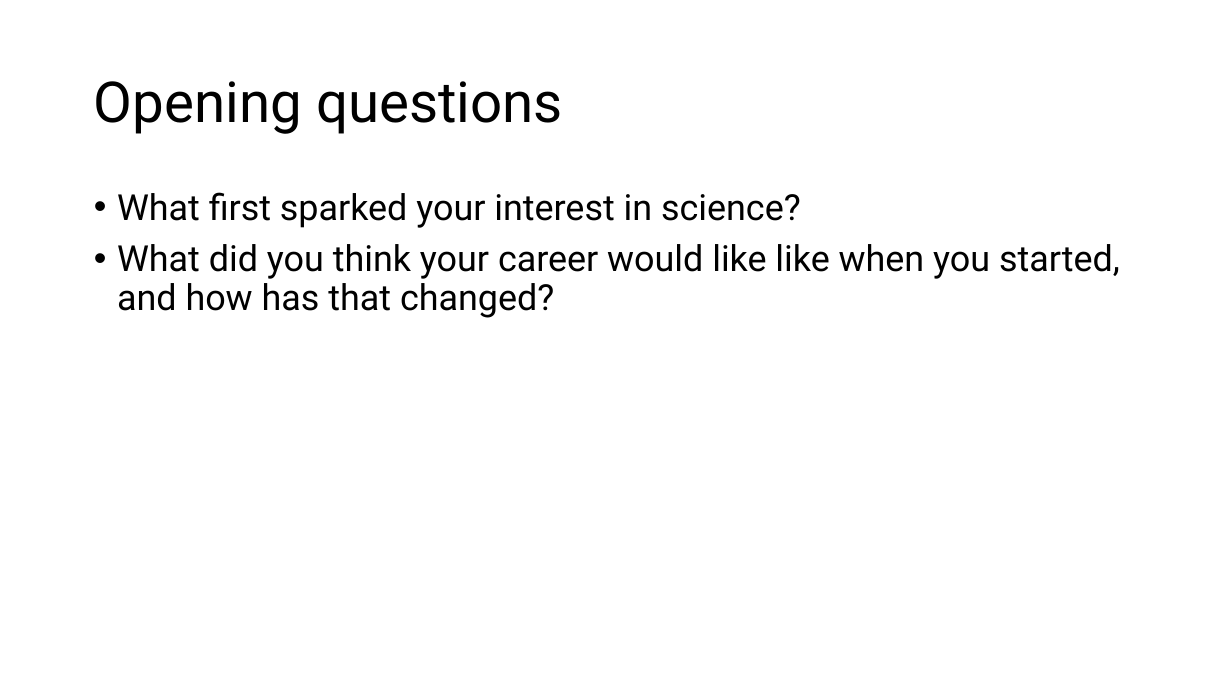
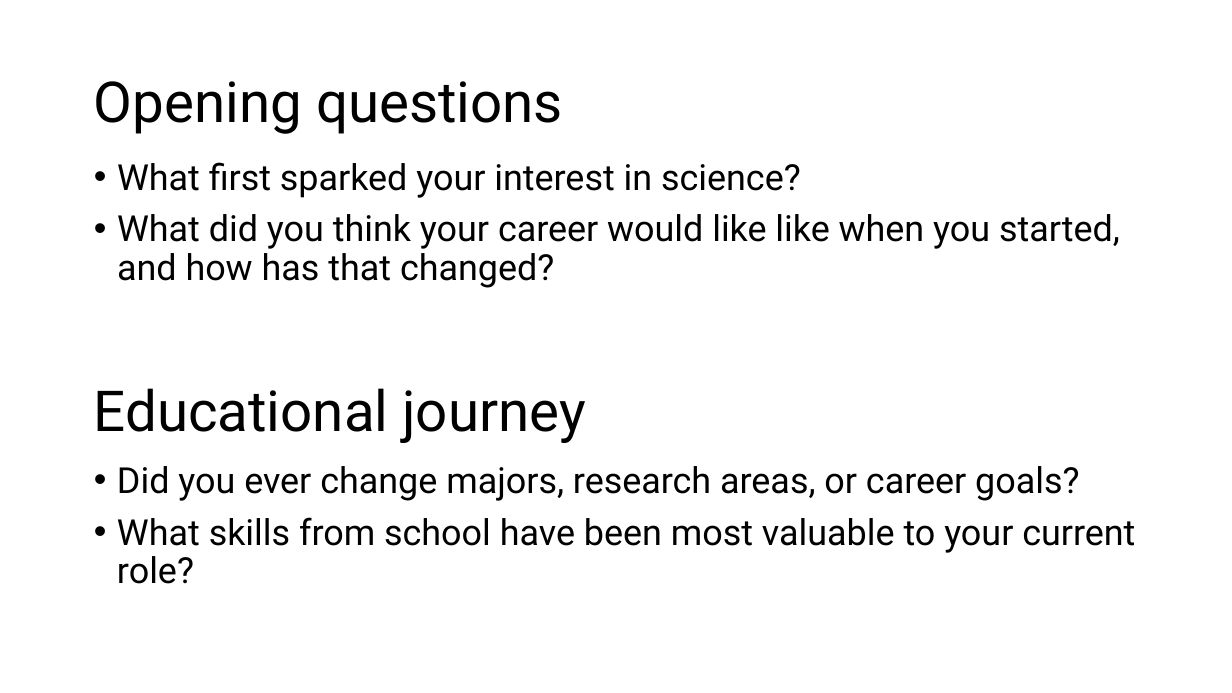
Before and after one commit to mjhemmerlein/MtBlueSky-Workshop-2026, a slide deck: slide 9 of Workshop-Sessions/Paths-to-Science/Paths-to-Science.pptx. Drawn at 1232x693 pixels with LibreOffice and Linux fonts; fonts in the diff are those of the drawing. Boxes give left, top, right and bottom in pixels: in the first picture for what was removed or moved away, otherwise in the second. Text is boxed around its words. In the diff, an @@ line names an element or a change of style, - is before the commit and + after.

Commit message:
paths to science questions

```diff
--- a/Workshop-Sessions/Paths-to-Science/Paths-to-Science.pptx
+++ b/Workshop-Sessions/Paths-to-Science/Paths-to-Science.pptx
@@ text "What first sparked your interest ...": place and size @@
-text "What first sparked your interest ..." at (117,192,1120,318)
+text "What first sparked your interest ..." at (117,162,1120,288)
@@ text added at (94,388,585,443), 44 pt, text #000000 @@
+Educational journey
@@ text added at (117,466,1135,584), 28 pt, text #000000 @@
+• Did you ever change majors, research areas, or career goals?
+• What skills from school have been most valuable to your current role?
```
Also in this commit, not shown: 1 other slide changed, 2 slides added, 1 slide removed.
